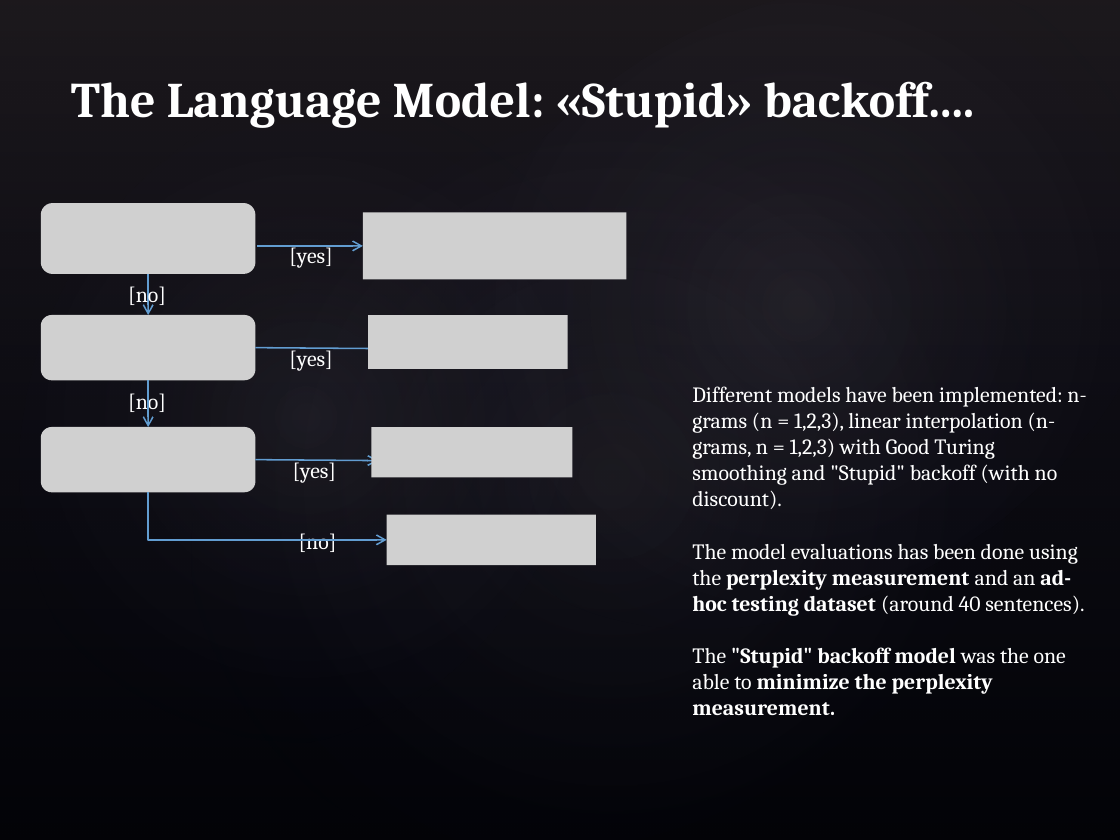
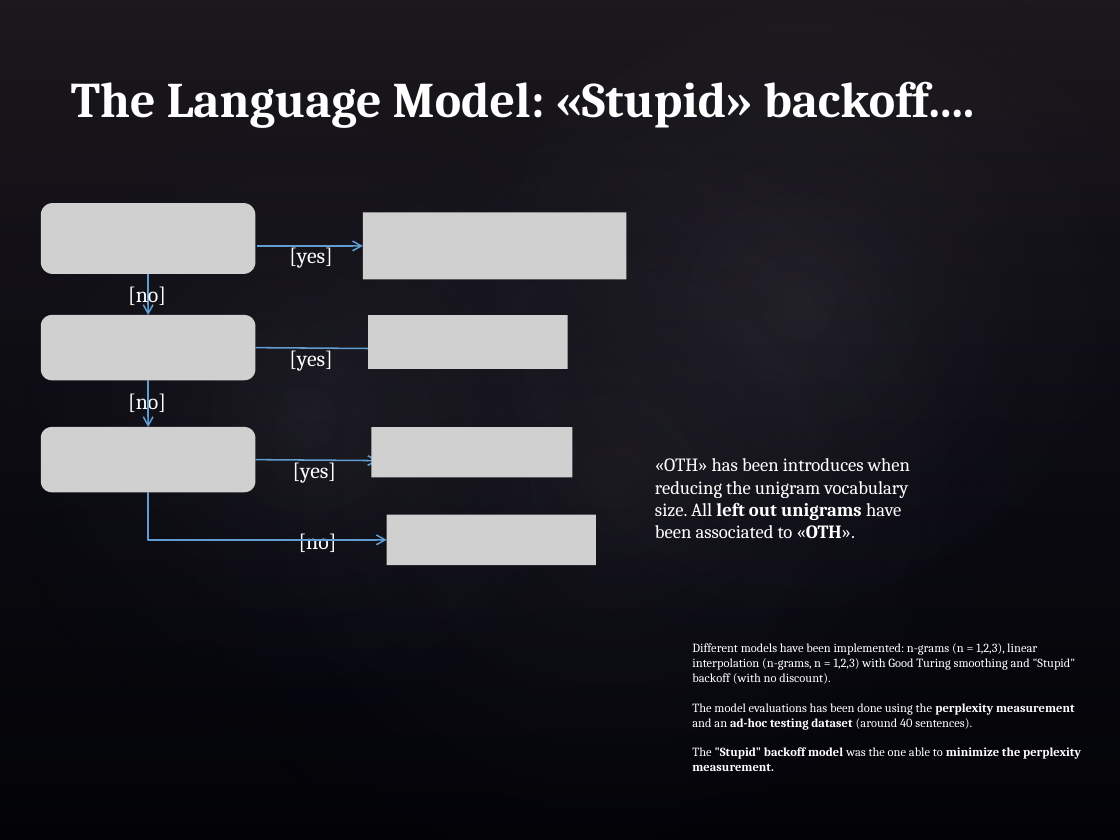
Before and after one commit to pparacch/CapstoneProjectDataScienceSpecialization, a slide deck: slide 7 of notes/lessonLearned.pptx. Drawn at 1120x840 pixels with LibreOffice and Linux fonts; fonts in the diff are those of the drawing; grey boxes stand for pictures; background and template pictures are left out. Boxes give left, top, right and bottom in pixels: in the first picture for what was removed or moved away, otherwise in the second. Text is boxed around its words. In the diff, an @@ line names an element or a change of style, - is before the commit and + after.

```diff
--- a/notes/lessonLearned.pptx
+++ b/notes/lessonLearned.pptx
@@ text added at box(655, 458, 910, 538), 12 pt, text #FFFFFF @@
+«OTH» has been introduces when reducing the unigram vocabulary size. All left out unigrams have been associated to «OTH».
@@ text "Different models have been implemented: ...": place and size @@
-text "Different models have been implemented: ..." at box(692, 386, 1086, 715)
+text "Different models have been implemented: ..." at box(692, 643, 1081, 771)
@@ text "Different models have been implemented: ..." at box(692, 643, 1081, 771): size 14 to 8 pt @@
```
Also in this commit, not shown: 13 other files.
